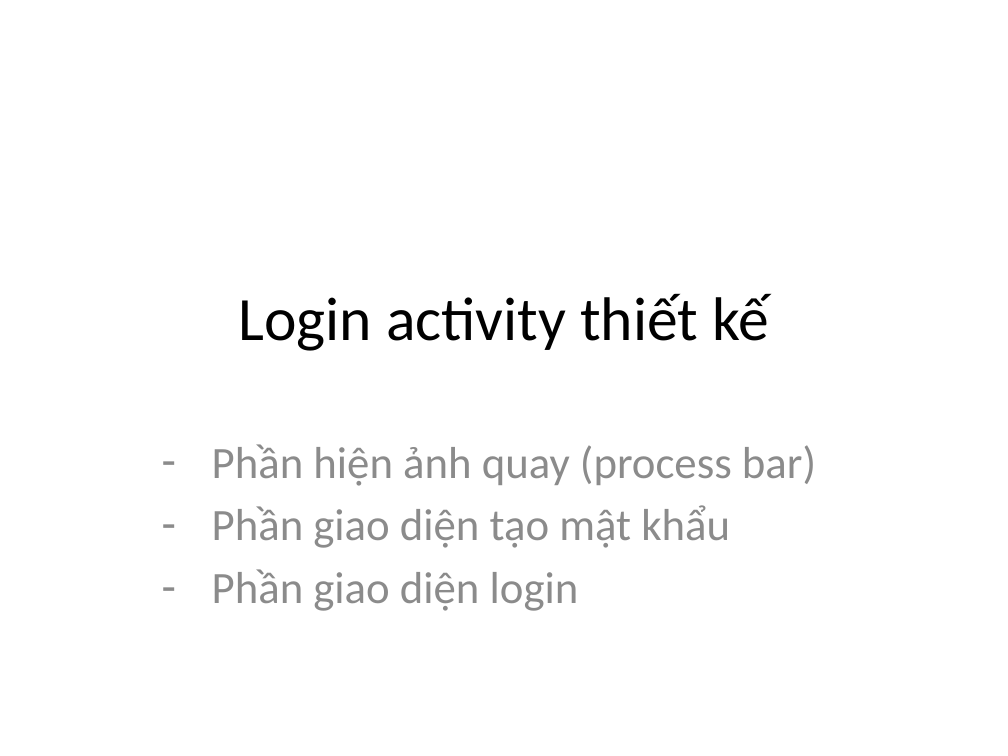
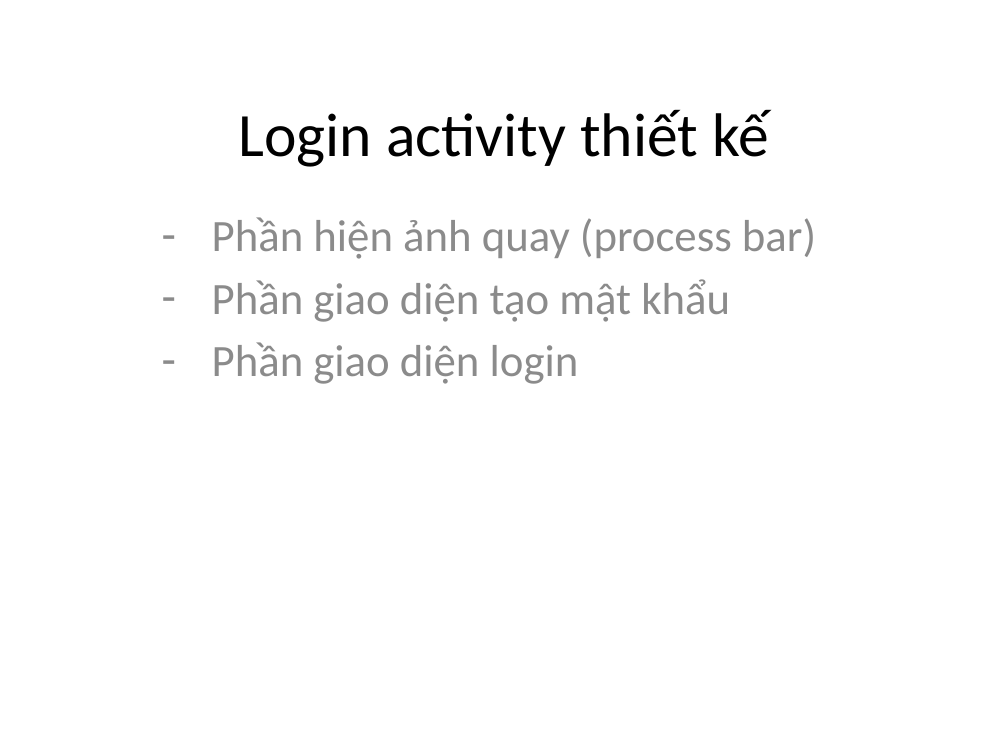
Before and after one commit to phamtuanchip/android, a slide deck: slide 10 of Mon Ky thuat lap trinh.pptx (slide 11 before the commit). Drawn at 1008x756 pixels with LibreOffice and Linux fonts; fonts in the diff are those of the drawing. Boxes give left, top, right and bottom in pixels: in the first picture for what was removed or moved away, otherwise in the second. Text is boxed around its words. In the diff, an @@ line names an element or a change of style, - is before the commit and + after.

```diff
--- a/Mon Ky thuat lap trinh.pptx
+++ b/Mon Ky thuat lap trinh.pptx
@@ title "Login activity thiết kế": place and size @@
-title "Login activity thiết kế" at <box>238,293,769,351</box>
+title "Login activity thiết kế" at <box>238,109,769,167</box>
@@ subtitle "Phần hiện ảnh quay (process ...": place and size @@
-subtitle "Phần hiện ảnh quay (process ..." at <box>212,444,816,611</box>
+subtitle "Phần hiện ảnh quay (process ..." at <box>212,217,816,384</box>
```
Also in this commit, not shown: 16 other slides changed, 7 slides added, 10 slides removed, 1 other file.
